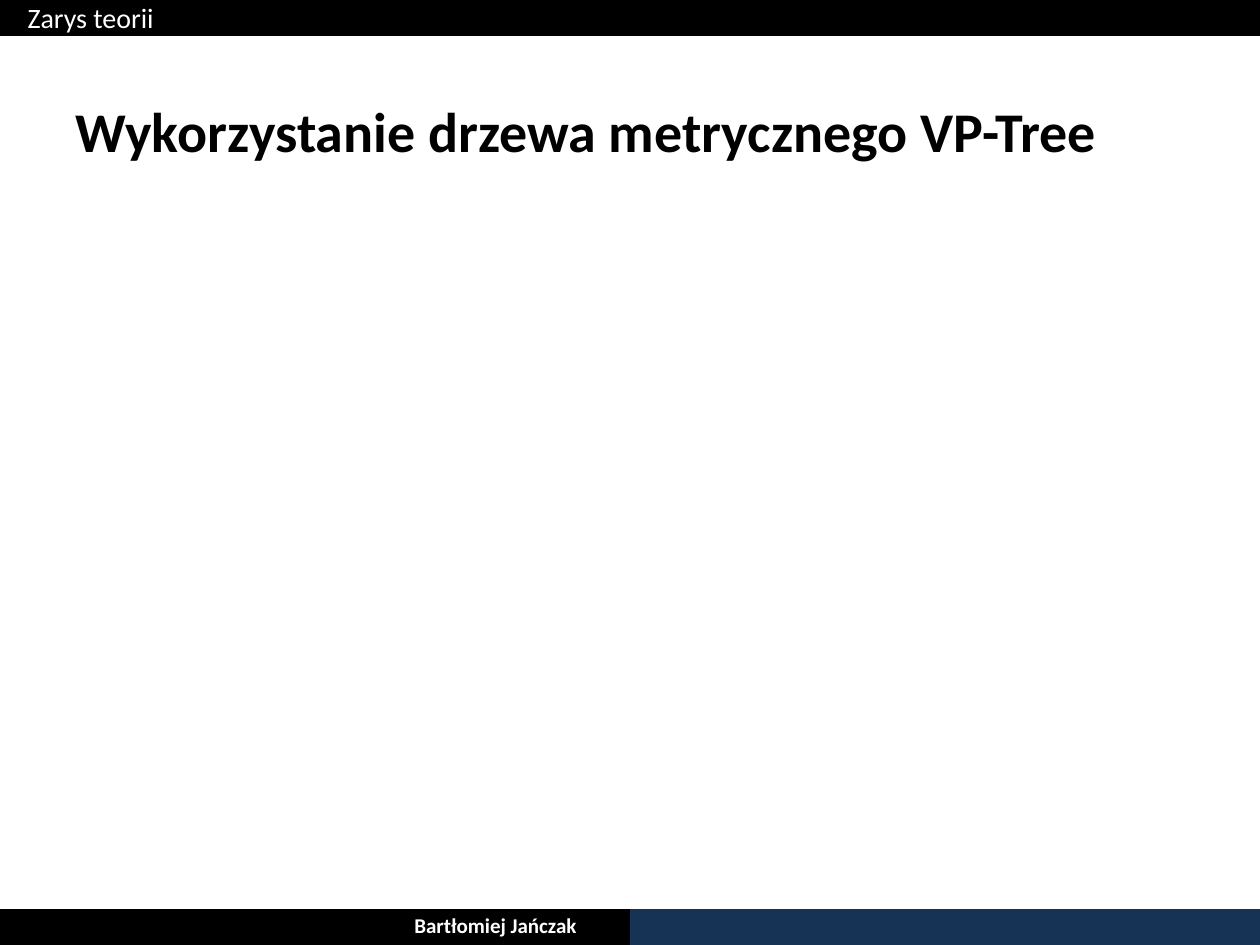
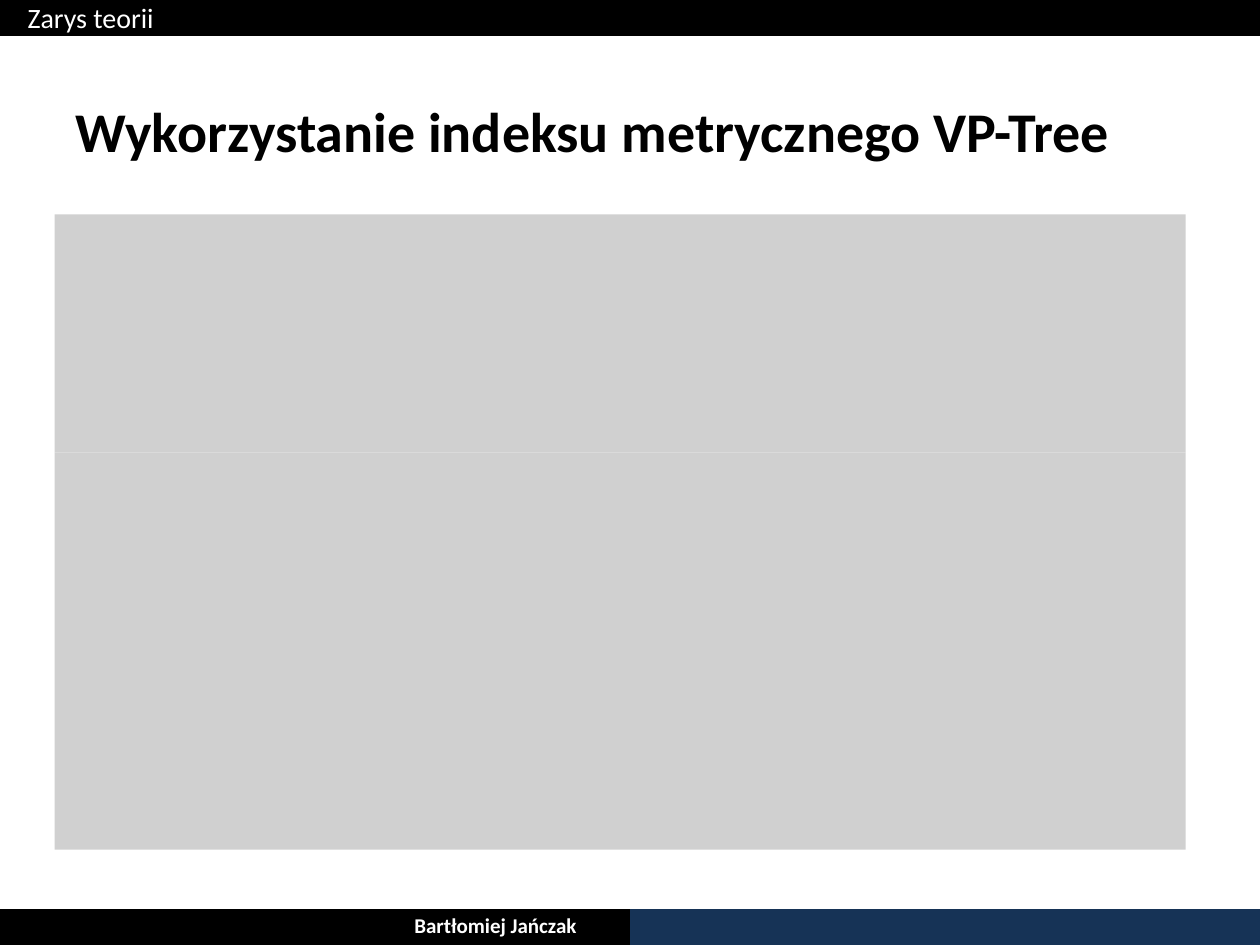
Before and after one commit to bjanczak/mgr, a slide deck: slide 9 of documents/prezentacja/Bartlomiej_Janczak_22_06_2013.pptx. Drawn at 1260x945 pixels with LibreOffice and Linux fonts; fonts in the diff are those of the drawing; grey boxes stand for pictures. Boxes give left, top, right and bottom in pixels: in the first picture for what was removed or moved away, otherwise in the second. Text is boxed around its words. In the diff, an @@ line names an element or a change of style, - is before the commit and + after.

```diff
--- a/documents/prezentacja/Bartlomiej_Janczak_22_06_2013.pptx
+++ b/documents/prezentacja/Bartlomiej_Janczak_22_06_2013.pptx
@@ title at (76,112,1109,162): text changed @@
-Wykorzystanie drzewa metrycznego VP-Tree
+Wykorzystanie indeksu metrycznego VP-Tree
@@ picture added at (54,214,1186,452) @@
@@ picture added at (54,452,1186,849) @@
```
Also in this commit, not shown: 7 other slides changed, 1 slide added.
